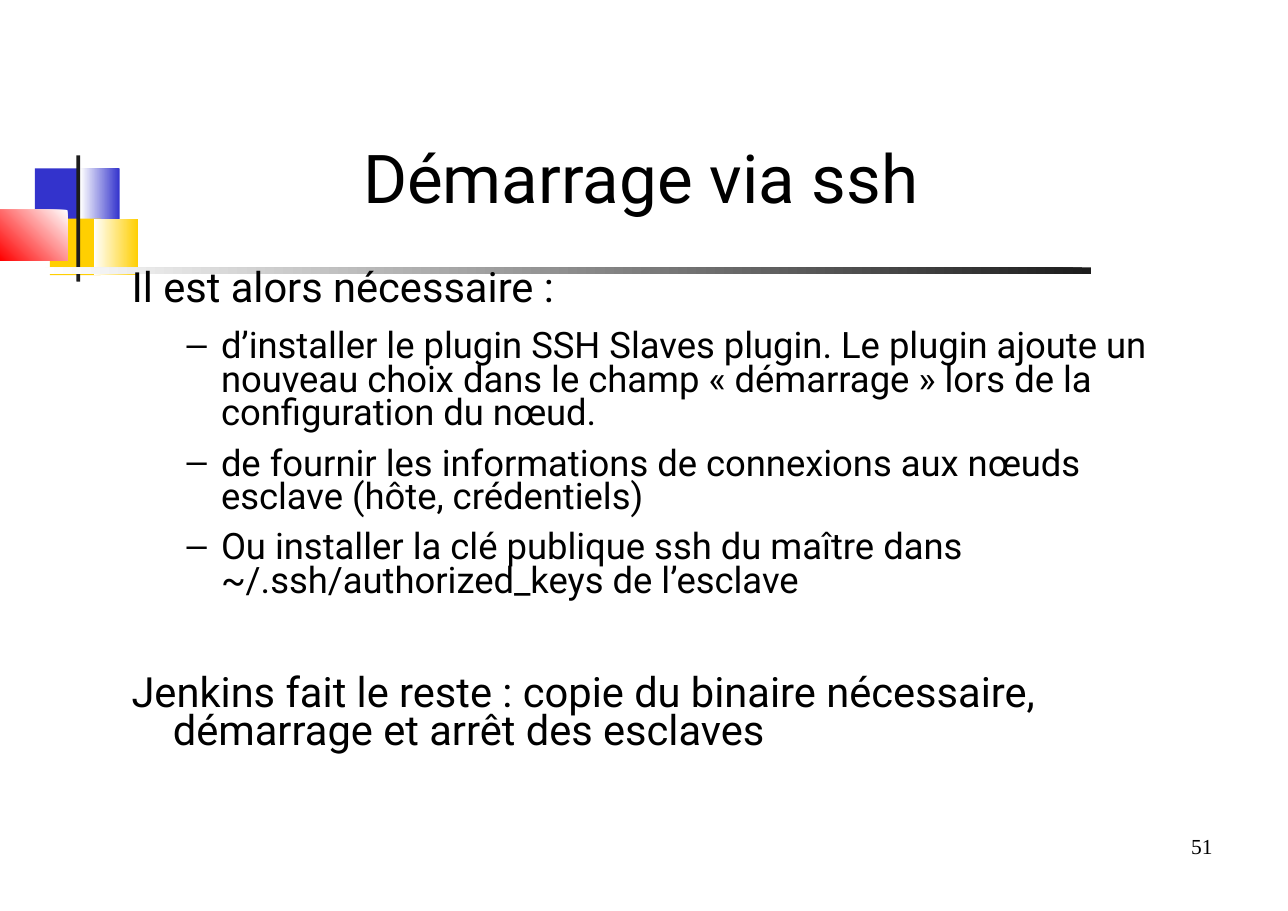
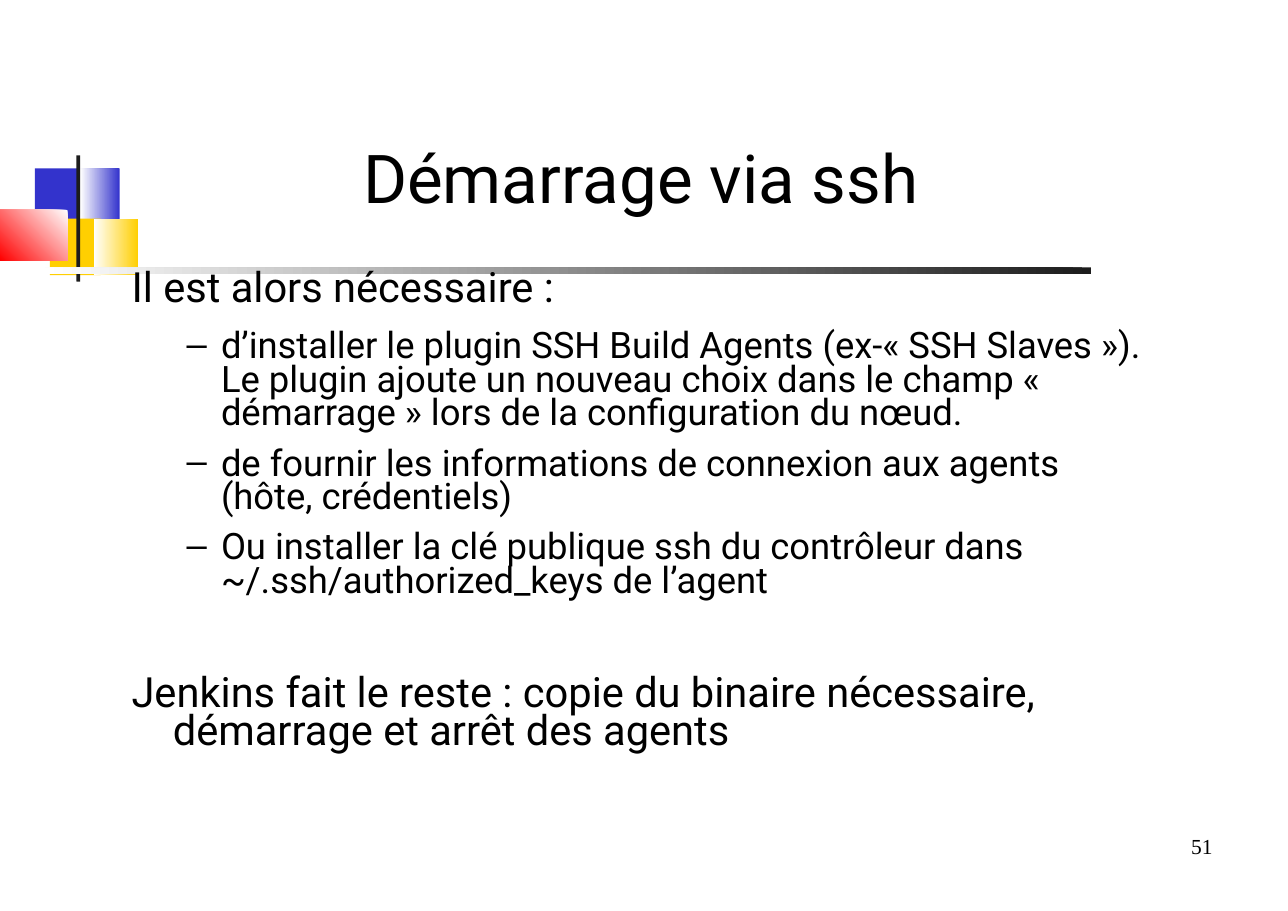
Before and after one commit to dthibau/jenkins, a slide deck: slide 51 of JenkinsPipeline.odp. Drawn at 1288x911 pixels with LibreOffice and Linux fonts; fonts in the diff are those of the drawing. Boxes give left, top, right and bottom in pixels: in the first picture for what was removed or moved away, otherwise in the second. Text is boxed around its words. In the diff, an @@ line names an element or a change of style, - is before the commit and + after.

```diff
--- a/JenkinsPipeline.odp
+++ b/JenkinsPipeline.odp
@@ text at (132,329,1092,754): text changed @@
-  – d’installer le plugin SSH Slaves plugin. Le plugin ajoute un nouveau choix dans le champ « démarrage » lors de la configuration du nœud.
-  – de fournir les informations de connexions aux nœuds esclave (hôte, crédentiels)
-  – Ou installer la clé publique ssh du maître dans ~/.ssh/authorized_keys de l’esclave
-Jenkins fait le reste : copie du binaire nécessaire, démarrage et arrêt des esclaves
+  – d’installer le plugin SSH Build Agents (ex-« SSH Slaves »). Le plugin ajoute un nouveau choix dans le champ « démarrage » lors de la configuration du nœud.
+  – de fournir les informations de connexion aux agents (hôte, crédentiels)
+  – Ou installer la clé publique ssh du contrôleur dans ~/.ssh/authorized_keys de l’agent
+Jenkins fait le reste : copie du binaire nécessaire, démarrage et arrêt des agents
```
Also in this commit, not shown: 51 other slides changed, 3 slides added, 16 slides removed, 1 other file.
